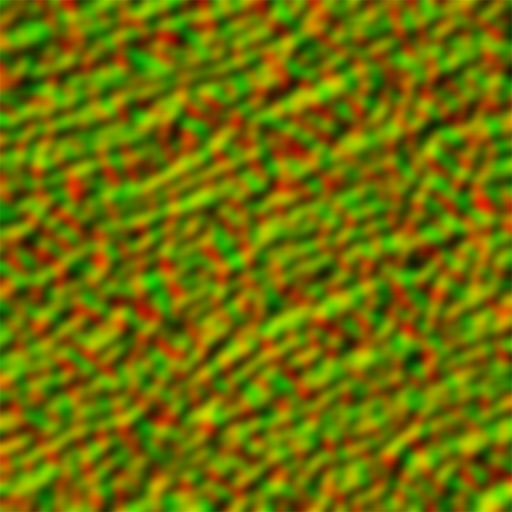
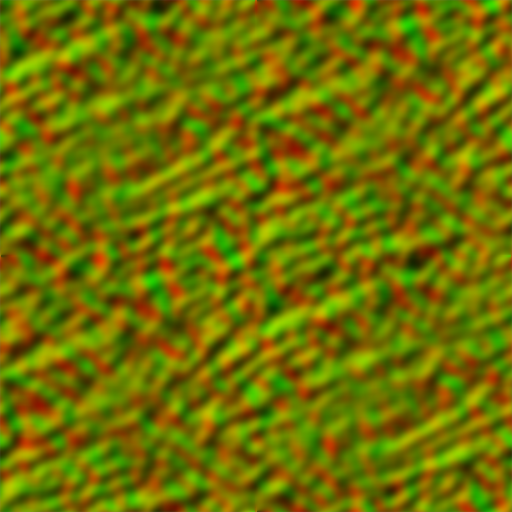
Layer changes from the first 512 x 512 image to the second:
painted on "distortion" over [left=0, top=0, right=512, bottom=512]
added layer "normals" over [left=0, top=0, right=512, bottom=512]
